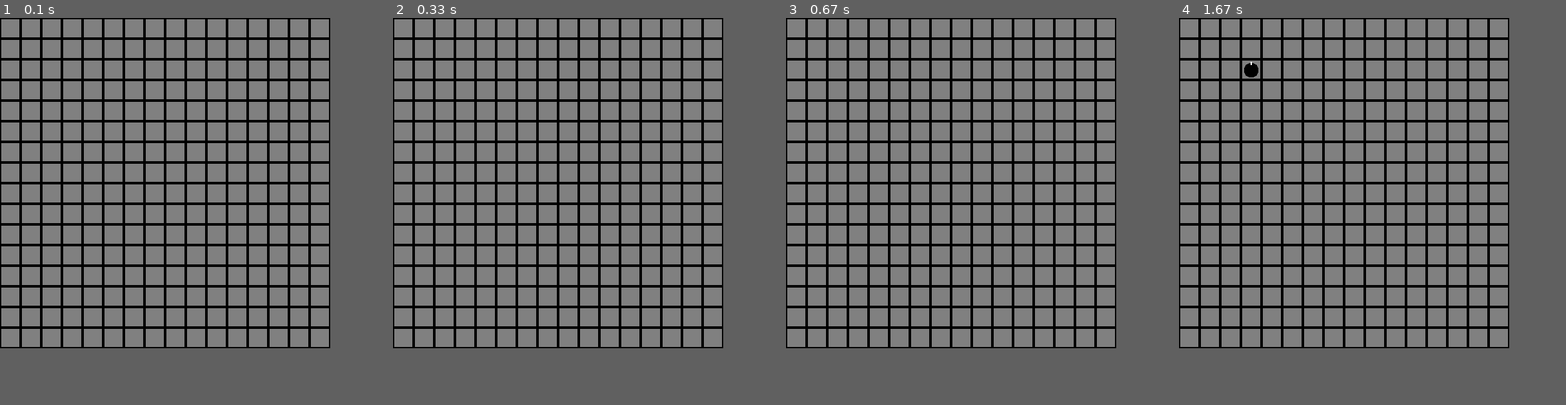
Above: before the commit, frames 1-4 (left to right).
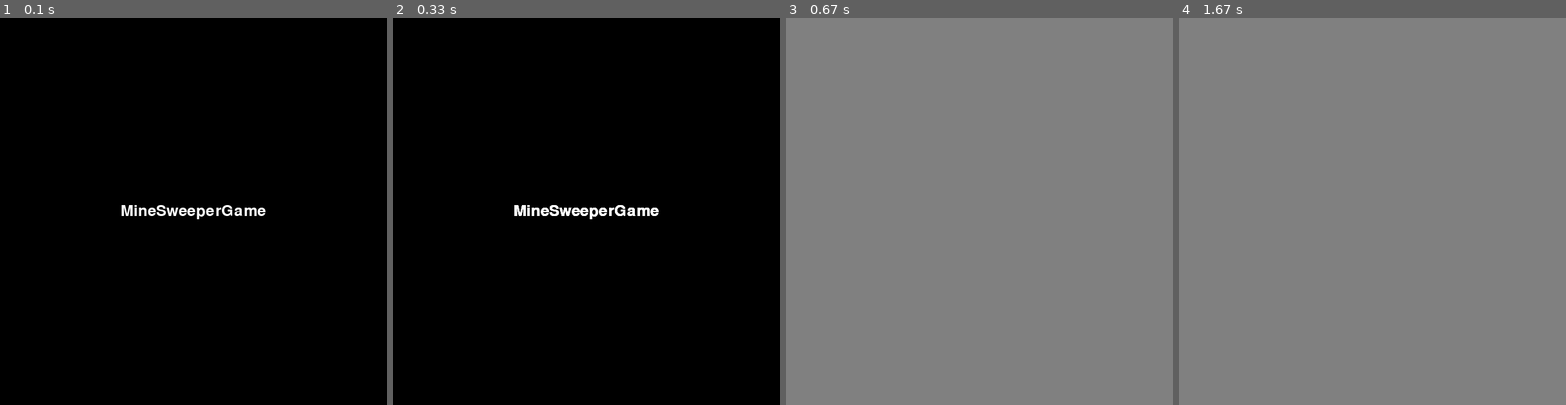
Above: after the commit, the same moments.

Repository: ooishiisao/pygame_game
Game: pygame game, started from mine_sweeper/mine_sweeper.py
Two runs of this game, one before a commit and one after it. Both use one fixed random seed, a clock stepped at 60 frames per second and the inputs below.
Inputs (mouse positions are in pixels of both pictures, inside the frame that each line leads up to):
- Up to frame 1 (0.1 s): no input
- Up to frame 2 (0.33 s): no input
- Up to frame 3 (0.67 s): tap Space at 0.33 s
- Up to frame 4 (1.67 s): press the mouse at (1244, 76) at 0.7 s; move the mouse to (1364, 157) at 0.8 s; release the mouse at (1484, 242) at 0.93 s
In our replay, the window is 512x512 before the commit and 600x600 after it. These sizes can differ from the game's own. Grey fills any space a smaller window leaves; there, only what the larger window draws over its background counts as a difference.

The runs differ from the first frame. In frame 1, 56% of the frame differs, in the area x 0-85%, y 0-85%; in frame 2, 56%; in frame 3, 17%; in frame 4, 17%.

Commit message:
Boardオブジェクトの生成まで

Diff:
--- /dev/null
+++ b/mine_sweeper/game.py
@@ -0,0 +1,54 @@
+import sys
+import pygame
+from pygame.locals import QUIT, Rect, MOUSEBUTTONDOWN, MOUSEMOTION
+
+class Game(object):
+    """Gameクラス"""
+
+    def __init__(self, width=800, height=600):
+        """初期化"""
+        # 初期化
+        pygame.init()
+        # FPS Clock取得
+        self.FPS   = 10
+        self.clock = pygame.time.Clock()
+        # フォント
+        self.font = pygame.font.SysFont(None, 36)
+        # サーフェース
+        self.window_width  = width
+        self.window_height = height
+        self.surface = pygame.display.set_mode((self.window_width, self.window_height))
+        # シーン
+        self.scene = 0
+
+    def __del__(self):
+        """終了"""
+        pygame.quit()
+
+    def run(self):
+        """メイン処理"""
+        # メインループ
+        while True:
+            # 終了判定
+            if pygame.event.peek(QUIT):
+                break
+            # フレームごとの処理
+            self.scene = self.on_frame()
+            # 画面更新
+            pygame.display.update()
+            # 処理待ち
+            self.clock.tick(self.FPS)
+
+    def on_frame(self):
+        """フレームごとの処理
+
+        派生クラスで実装
+        """
+        pass
+
+def main():
+    """メイン"""
+    pass
+
+if __name__ == '__main__':
+    main()
--- a/mine_sweeper/mine_sweeper.py
+++ b/mine_sweeper/mine_sweeper.py
@@ -2,9 +2,10 @@
 from random import randint
 from itertools import product
 import pygame
-from pygame.locals import QUIT, Rect, MOUSEBUTTONDOWN, MOUSEMOTION
-
-class Config:
+from pygame.locals import QUIT, Rect, MOUSEBUTTONDOWN, MOUSEMOTION, KEYDOWN
+from game import Game
+
+class ConfigOld:
     path_image_bomb   = "mine_sweeper/block_bomb.png"
     path_image_open   = "mine_sweeper/block_open.png"
     path_image_closed = "mine_sweeper/block_closed.png"
@@ -37,7 +38,7 @@
         cls.screen_height = cls.board_size_y * cls.cell_height
 
 
-class Cell(pygame.sprite.Sprite):
+class CellOld(pygame.sprite.Sprite):
     TYPE_MINE = -1
     TYPE_NONE = 0
     STATE_CLOSED = 0
@@ -48,16 +49,16 @@
     def __init__(self, x, y):
         super().__init__()
 
-        self.type       = Cell.TYPE_NONE
-        self.state_open = Cell.STATE_CLOSED
-        self.state_mark = Cell.MARK_OFF
+        self.type       = CellOld.TYPE_NONE
+        self.state_open = CellOld.STATE_CLOSED
+        self.state_mark = CellOld.MARK_OFF
 
         # image open
-        self.image_open = Config.image_open.copy()
+        self.image_open = ConfigOld.image_open.copy()
         # image closed (normal)
-        self.image_closed = Config.image_closed.copy()
+        self.image_closed = ConfigOld.image_closed.copy()
         # image closed (mark)
-        self.image_closed_mark = Config.image_closed.copy()
+        self.image_closed_mark = ConfigOld.image_closed.copy()
         fnt = pygame.font.SysFont(None, 24)
         qmark_image = fnt.render("?", True, (0, 0, 0))
         qmark_rect = qmark_image.get_rect()
@@ -65,16 +66,16 @@
         self.image_closed_mark.blit(qmark_image, qmark_rect)
 
         self.image = self.image_closed
-        self.rect = Rect(x * Config.cell_width, y * Config.cell_height, Config.cell_width, Config.cell_height)
+        self.rect = Rect(x * ConfigOld.cell_width, y * ConfigOld.cell_height, ConfigOld.cell_width, ConfigOld.cell_height)
 
     def setMine(self):
-        if self.type == Cell.TYPE_MINE:
+        if self.type == CellOld.TYPE_MINE:
             return False
         else:
-            self.type = Cell.TYPE_MINE
-            mine_rect = Config.image_mine.get_rect()
+            self.type = CellOld.TYPE_MINE
+            mine_rect = ConfigOld.image_mine.get_rect()
             mine_rect.center = self.image_open.get_rect().center
-            self.image_open.blit(Config.image_mine, mine_rect)
+            self.image_open.blit(ConfigOld.image_mine, mine_rect)
             return True
 
     def setCount(self, count):
@@ -86,29 +87,29 @@
         self.image_open.blit(number_image, number_rect)
 
     def open(self):
-        self.state_open = Cell.STATE_OPEN
-        if self.type == Cell.TYPE_MINE:
-            return Cell.TYPE_MINE
+        self.state_open = CellOld.STATE_OPEN
+        if self.type == CellOld.TYPE_MINE:
+            return CellOld.TYPE_MINE
         else:
-            return Cell.TYPE_NONE
+            return CellOld.TYPE_NONE
 
     def mark(self):
-        if self.state_mark == Cell.MARK_OFF:
-            self.state_mark = Cell.MARK_ON
+        if self.state_mark == CellOld.MARK_OFF:
+            self.state_mark = CellOld.MARK_ON
         else:
-            self.state_mark = Cell.MARK_OFF
+            self.state_mark = CellOld.MARK_OFF
 
     def update(self):
-        if self.state_open == Cell.STATE_OPEN:
+        if self.state_open == CellOld.STATE_OPEN:
             self.image = self.image_open
         else:
-            if self.state_mark == Cell.MARK_OFF:
+            if self.state_mark == CellOld.MARK_OFF:
                 self.image = self.image_closed
             else:
                 self.image = self.image_closed_mark
 
 
-class Board(pygame.sprite.Group):
+class BoardOld(pygame.sprite.Group):
     OPE_NONE = 0
     OPE_OPEN = 1
     OPE_MARK = 2
@@ -117,73 +118,73 @@
         super().__init__()
 
         #2次元リスト作成
-        self.cells = [list() for x in range(Config.board_size_x)]
-
-        #Cellオブジェクト作成（座標設定、グループ追加）
-        for x in range(Config.board_size_x):
-            for y in range(Config.board_size_y):
-                cell = Cell(x, y)
+        self.cells = [list() for x in range(ConfigOld.board_size_x)]
+
+        #CellOldオブジェクト作成（座標設定、グループ追加）
+        for x in range(ConfigOld.board_size_x):
+            for y in range(ConfigOld.board_size_y):
+                cell = CellOld(x, y)
                 self.cells[x].append(cell)
                 self.add(cell)
 
         #地雷設置
         count = 0
-        while count < Config.mine_count:
-            val = randint(0, Config.board_size_x * Config.board_size_y - 1)
-            x = val % Config.board_size_x
-            y = val // Config.board_size_x
-            cell : Cell = self.cells[x][y]
+        while count < ConfigOld.mine_count:
+            val = randint(0, ConfigOld.board_size_x * ConfigOld.board_size_y - 1)
+            x = val % ConfigOld.board_size_x
+            y = val // ConfigOld.board_size_x
+            cell : CellOld = self.cells[x][y]
             if cell.setMine():
                 print("SET:", x, y)
                 count += 1
 
         #地雷カウンタ計算
         #各セルを巡回
-        for x, y in product(range(Config.board_size_x), range(Config.board_size_y)):
-            outer : Cell = self.cells[x][y]
-            if outer.type != Cell.TYPE_MINE:
+        for x, y in product(range(ConfigOld.board_size_x), range(ConfigOld.board_size_y)):
+            outer : CellOld = self.cells[x][y]
+            if outer.type != CellOld.TYPE_MINE:
                 #地雷なしは周りをカウント
                 count = 0
                 for ix, iy in product((x-1, x, x+1), (y-1, y, y+1)):
                     #print( "X:", x, "Y:", y, "IX:", ix, "IY:", iy)
                     #はみ出しなし
-                    if ix >= 0 and ix < Config.board_size_x and iy >= 0 and iy < Config.board_size_y:
+                    if ix >= 0 and ix < ConfigOld.board_size_x and iy >= 0 and iy < ConfigOld.board_size_y:
                         #地雷をカウント
-                        inner : Cell = self.cells[ix][iy]
-                        if inner.type == Cell.TYPE_MINE:
+                        inner : CellOld = self.cells[ix][iy]
+                        if inner.type == CellOld.TYPE_MINE:
                             count += 1
                 #カウンタをセット
                 outer.setCount(count)
 
     def open(self, x, y):
-        cell : Cell = self.cells[x][y]
-        if cell.state_open == Cell.STATE_OPEN:
+        cell : CellOld = self.cells[x][y]
+        if cell.state_open == CellOld.STATE_OPEN:
             #既に暴いている
-            return Cell.TYPE_NONE
-        if cell.open() == Cell.TYPE_MINE:
+            return CellOld.TYPE_NONE
+        if cell.open() == CellOld.TYPE_MINE:
             #地雷を踏んだ
-            return Cell.TYPE_MINE
-        if cell.type == Cell.TYPE_NONE:
+            return CellOld.TYPE_MINE
+        if cell.type == CellOld.TYPE_NONE:
             #周りに地雷なし。周りをあけていく。
             for ix, iy in product((x-1, x, x+1), (y-1, y, y+1)):
                 if ix == x and iy == y:
                     #自分自身はスキップ
                     continue
-                if ix >= 0 and ix < Config.board_size_x and iy >= 0 and iy < Config.board_size_y:
+                if ix >= 0 and ix < ConfigOld.board_size_x and iy >= 0 and iy < ConfigOld.board_size_y:
                     #print( "X:", x, "Y:", y, "IX:", ix, "IY:", iy)
                     self.open(ix, iy)
 
-        return Cell.TYPE_NONE
+        return CellOld.TYPE_NONE
 
     def update(self, ope, px, py):
-        x = int(px // Config.cell_width)
-        y = int(py // Config.cell_height)
-        if ope == Board.OPE_OPEN:
+        x = int(px // ConfigOld.cell_width)
+        y = int(py // ConfigOld.cell_height)
+        if ope == BoardOld.OPE_OPEN:
             result = self.open(x, y)
-            if result == Cell.TYPE_MINE:
+            if result == CellOld.TYPE_MINE:
                 #地雷を踏んだ
                 print("SSSSSSSSSSSSSSSSS")
-        if ope == Board.OPE_MARK:
+        if ope == BoardOld.OPE_MARK:
             self.cells[x][y].mark()
 
         super().update()
@@ -192,19 +193,19 @@
     def __init__(self):
         self.tick = pygame.time.Clock()
         self.font = pygame.font.SysFont(None, 36)
-        self.surface = pygame.display.set_mode((Config.screen_width, Config.screen_height))
+        self.surface = pygame.display.set_mode((ConfigOld.screen_width, ConfigOld.screen_height))
 
     @staticmethod
     def clear_callback(surf, rect):
         surf.fill((0, 0, 0), rect)
 
-    def mainloop(self, board : Board):
+    def mainloop(self, board : BoardOld):
         self.surface.fill((0, 0, 0))
         xpos = 0
         ypos = 0
 
         while True:
-            ope  = Board.OPE_NONE
+            ope  = BoardOld.OPE_NONE
             for event in pygame.event.get():
                 if event.type == QUIT:
                     pygame.quit()
@@ -214,12 +215,12 @@
                 elif event.type == MOUSEBUTTONDOWN:
                     if(event.button == 1):
                         #LBUTTON
-                        ope = Board.OPE_OPEN
+                        ope = BoardOld.OPE_OPEN
                         xpos, ypos = event.pos
                         break
                     elif(event.button == 3):
                         #RBUTTON
-                        ope = Board.OPE_MARK
+                        ope = BoardOld.OPE_MARK
                         xpos, ypos = event.pos
                         break
 
@@ -233,14 +234,189 @@
             self.tick.tick(10)
 
 
+def mainaa():
+        pygame.init()
+        ConfigOld.init(16, 16, 1)
+
+        controller = Controller()
+        board = BoardOld()
+
+        controller.mainloop(board)
+
+
+class Config:
+    screen_width  = 0
+    screen_height = 0
+    board_width   = 0
+    board_height  = 0
+    mine_count    = 0
+
+class Cell():
+    TYPE_NONE = 0
+    TYPE_MINE = 1
+
+    def __init__(self):
+        self.__type = self.TYPE_NONE
+        pass
+
+    @property
+    def type(self):
+        return self.__type
+
+    @type.setter
+    def type(self, value):
+        if(value == self.TYPE_NONE or value == self.TYPE_MINE):
+            self.__type = value
+
+
+
+class BoardGroup(pygame.sprite.Group, pygame.sprite.Sprite):
+
+    def __init__(self, board):
+        super().__init__(self)
+
+        left   = 0
+        top    = 0
+        right  = config.screen_width
+        bottom = config.screen_height
+        self.rect = Rect(left, top, right, bottom)
+        self.image = pygame.Surface((config.screen_width, config.screen_height))
+        self.image.fill((128,128,128))
+
+class Board():
+
+    def __init__(self, width, height, mine_count):
+        super().__init__()
+
+        self.width = width
+        self.height = height
+        self.mine_count = mine_count
+
+        #2次元リスト作成
+        self.cells = []
+
+        #Cellオブジェクト作成
+        for x in range(width):
+            print(x)
+            self.cells.append(list())
+            for y in range(height):
+                cell = Cell()
+                self.cells[x].append(cell)
+
+        #地雷設置
+        count = 0
+        while count < mine_count:
+            val = randint(0, width * height - 1)
+            x = val % width
+            y = val // height
+            if self.cells[x][y].type == Cell.TYPE_NONE:
+                print("SET:", x, y)
+                count += 1
+
+class MineSweeperGame(Game):
+    """MineSweeperGameクラス"""
+
+    SCENE_TITLE = 0
+    SCENE_GAME  = 1
+    SCENE_END   = 2
+
+    def __init__(self, width=800, height=600):
+        """初期化"""
+
+        super().__init__(width, height)
+
+        # 盤面
+        self.board = Board(config.board_width, config.board_height, config.mine_count)
+        self.boardgroup = BoardGroup(self.board)
+
+
+        self.clear_surf = pygame.Surface((self.window_width,self.window_height))
+        self.clear_surf.fill((0,0,0))
+        self.scene = self.SCENE_TITLE
+
+    def on_frame(self):
+        """フレーム処理
+
+        Args:
+            scene (int) : 0 タイトル / 1 ゲーム / 2 終了
+        Returns:
+            int : 0 タイトル / 1 ゲーム / 2 終了
+        """
+        if self.scene == MineSweeperGame.SCENE_TITLE:
+            scene_next = self.on_frame_title()
+        else:
+            scene_next = self.on_frame_game()
+        return scene_next
+
+    def on_frame_title(self):
+        """フレーム処理（タイトル）
+
+        Returns:
+            int : 0 タイトル / 1 ゲーム
+        """
+        # タイトル
+        scene_next = MineSweeperGame.SCENE_TITLE
+        textsurf = self.font.render("MineSweeperGame", True,  (255,255,255))
+        self.surface.blit(textsurf,
+                          ((self.window_width - textsurf.get_width()) / 2,
+                           (self.window_height - textsurf.get_height()) / 2))
+
+        # イベント処理
+        for event in pygame.event.get():
+            if event.type == KEYDOWN:
+                scene_next = MineSweeperGame.SCENE_GAME
+                self.surface.fill((0,0,0))
+                break
+        return scene_next
+
+    def on_frame_game(self):
+        """フレーム処理（ゲーム）
+
+        Returns:
+            int : 1 ゲーム / 2 終了
+        """
+        # 次のシーン
+        scene_next = MineSweeperGame.SCENE_GAME
+        # イベント処理
+        soar_flag = False
+        for event in pygame.event.get():
+            if event.type == MOUSEMOTION:
+                self.mouse_x, self.mouse_y = event.pos
+            elif event.type == KEYDOWN:
+                if event.key == K_SPACE:
+                    soar_flag = True
+
+        if self.scene == MineSweeperGame.SCENE_GAME:
+            print("aaa")
+            pass
+            # 通常
+            # オブジェクト更新
+
+            # 衝突判定
+
+            # 前回描画分をサーフェイスからクリア
+
+        # 今回描画分をサーフェイスに描画
+        self.boardgroup.draw(self.surface)
+
+        return scene_next
+
+
+config = Config
+config.screen_width = 600
+config.screen_height = 600
+config.board_width = 20
+config.board_height = 20
+config.mine_count = 5
+
 def main():
-        pygame.init()
-        Config.init(16, 16, 48)
-
-        controller = Controller()
-        board = Board()
-
-        controller.mainloop(board)
+    """メイン"""
+
+    # ゲームオブジェクトを作成
+    g = MineSweeperGame(config.screen_width, config.screen_height)
+    # メイン処理
+    g.run()
+
 
 if __name__ == '__main__':
     main()
